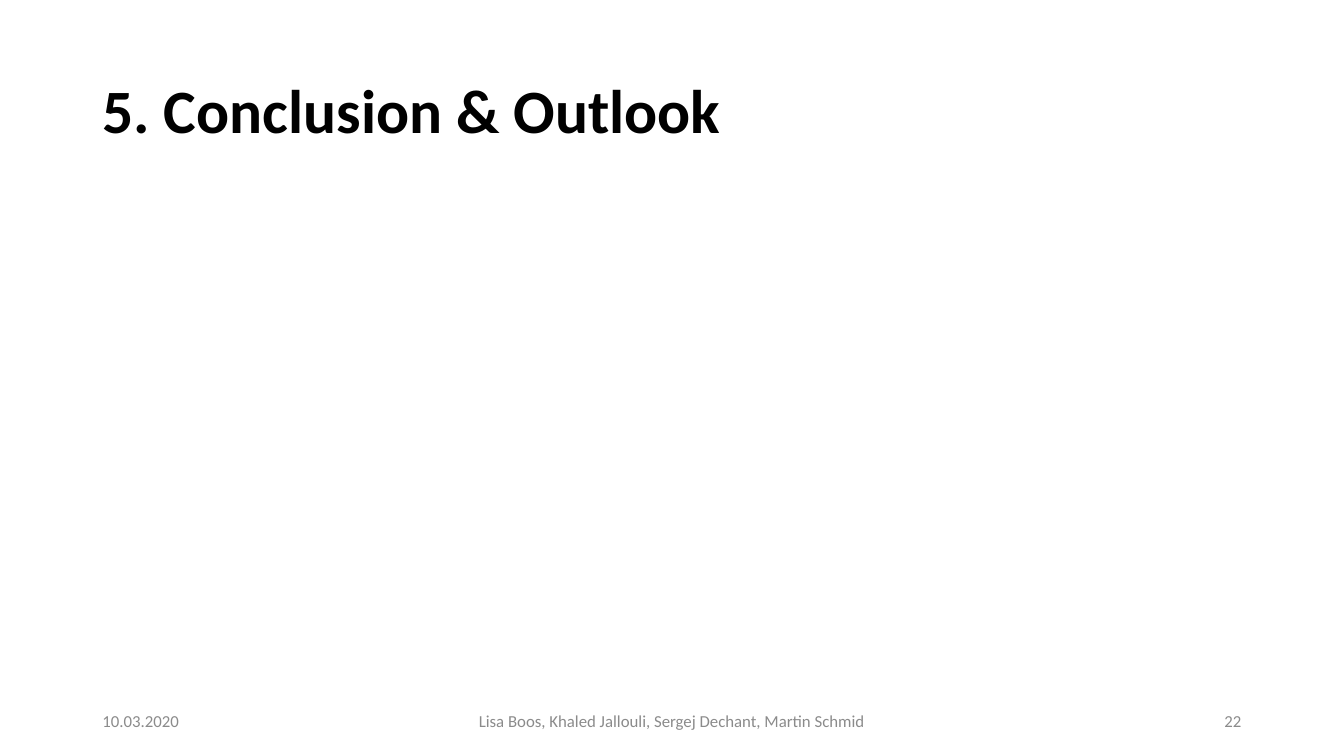
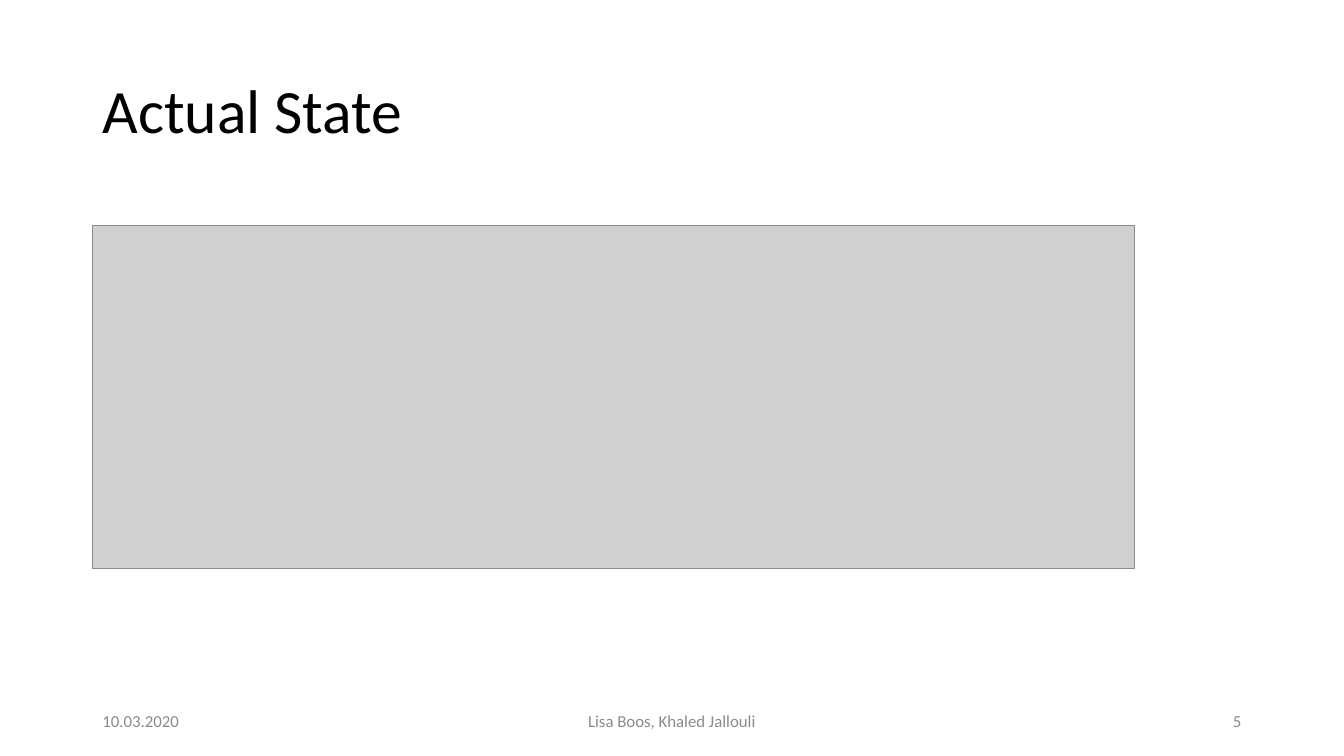
Before and after one commit to Khaledjallouli/project, a slide deck: slide 5 of presentationForFutureStudents/presentationFutureStudents.pptx (slide 22 before the commit). Drawn at 1344x756 pixels with LibreOffice and Linux fonts; fonts in the diff are those of the drawing; grey boxes stand for pictures; background and template pictures are left out. Boxes give left, top, right and bottom in pixels: in the first picture for what was removed or moved away, otherwise in the second. Text is boxed around its words. In the diff, an @@ line names an element or a change of style, - is before the commit and + after.

```diff
--- a/presentationForFutureStudents/presentationFutureStudents.pptx
+++ b/presentationForFutureStudents/presentationFutureStudents.pptx
@@ title at (x1=102, y1=90, x2=403, y2=134): text changed; bold off @@
-5. Conclusion & Outlook
+Actual State
@@ picture added at (x1=93, y1=225, x2=1135, y2=569) @@
@@ text at (x1=588, y1=715, x2=755, y2=729): text changed @@
-Lisa Boos, Khaled Jallouli, Sergej Dechant, Martin Schmid
+Lisa Boos, Khaled Jallouli
@@ page number at (x1=1233, y1=716, x2=1241, y2=727): text changed @@
-22
+5
```
Also in this commit, not shown: 3 other slides changed, 1 slide added, 18 slides removed.
